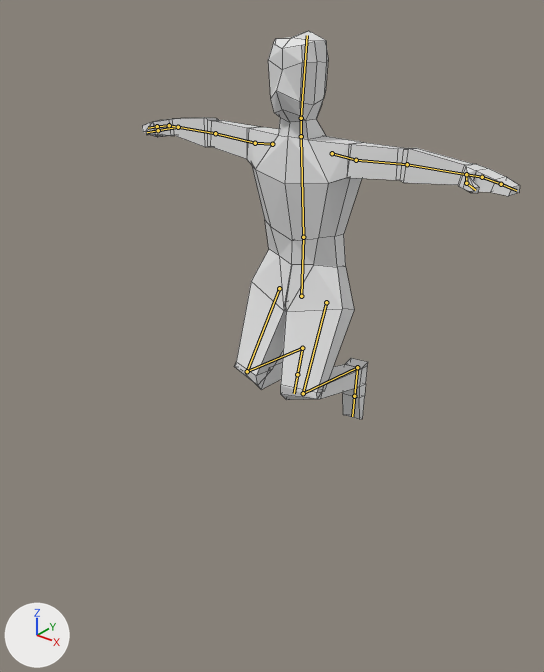
Two versions of the Blender file MoodyPixel3D/Assets/Mood/Elements/Humanoid/humanoid.blend, one commit apart.
Camera for both pictures: a 50 mm lens placed at (10.09, -13.96, 12.0), pointed at (0.1, -1.47, 4.26). Every picture has the same lights, and +X, +Y and +Z are marked at lower left. The bones that bend it are drawn over the model as lines. Mesh edges are drawn as thin lines.

Names of what the first picture shows: 'Dude'.
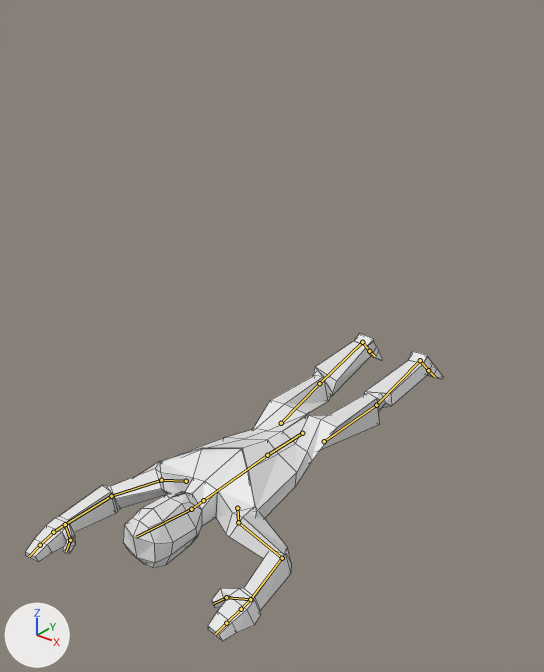
The newer file adds an action. The first version stands in its rest pose; the second is drawn at frame 0 of the action 'GetUp'.

Edits to the bpy script that builds the scene:
```text
Change bone_hips:
    where bone_hips = bpy.data.objects['DudeArmature'].pose.bones['Hips']
    bone_hips.location: (0.0, 0.0, 0.0) -> (-0.15, -4.05, 0.06)
    bone_hips.rotation_euler: (0.0, 0.0, 0.0) -> (-0.593, -0.419, -1.222)  # degrees (0, 0, 0) -> degrees (-34, -24, -70)
Change bone_arm_r:
    where bone_arm_r = bpy.data.objects['DudeArmature'].pose.bones['Arm.R']  # child of 'Torax'
    bone_arm_r.rotation_quaternion: (1.0, 0.0, 0.0, 0.0) -> (0.904, -0.422, 0.046, -0.043)  # degrees (0, 0, 0) -> degrees (-50, 3, -7)
Change bone_arm_l:
    where bone_arm_l = bpy.data.objects['DudeArmature'].pose.bones['Arm.L']  # child of 'Torax'
    bone_arm_l.rotation_quaternion: (1.0, 0.0, 0.0, 0.0) -> (0.89, -0.451, -0.049, 0.046)  # degrees (0, 0, 0) -> degrees (-54, -3, 7)
Change bone_feet1_r:
    where bone_feet1_r = bpy.data.objects['DudeArmature'].pose.bones['Feet1.R']  # child of 'Leg2.R'
    bone_feet1_r.rotation_quaternion: (1.0, 0.0, 0.0, 0.0) -> (0.941, 0.334, -0.021, 0.038)  # degrees (0, 0, 0) -> degrees (39, -4, 3)
Change bone_feet1_l:
    where bone_feet1_l = bpy.data.objects['DudeArmature'].pose.bones['Feet1.L']  # child of 'Leg2.L'
    bone_feet1_l.rotation_quaternion: (1.0, 0.0, 0.0, 0.0) -> (0.941, 0.334, 0.021, -0.038)  # degrees (0, 0, 0) -> degrees (39, 4, -3)
Change bone_handik_r:
    where bone_handik_r = bpy.data.objects['DudeArmature'].pose.bones['HandIK.R']
    bone_handik_r.location: (0.0, 0.0, 0.0) -> (7.25, -0.91, 8.43)
    bone_handik_r.rotation_quaternion: (1.0, 0.0, 0.0, 0.0) -> (0.699, 0.034, -0.004, -0.714)  # degrees (0, 0, 0) -> degrees (3, 2, -91)
Change bone_legik_r:
    where bone_legik_r = bpy.data.objects['DudeArmature'].pose.bones['LegIK.R']
    bone_legik_r.location: (0.0, 0.0, 0.0) -> (-0.23, 6.22, 1.26)
    bone_legik_r.rotation_quaternion: (1.0, 0.0, 0.0, 0.0) -> (0.995, 0.099, 0.0, 0.005)  # degrees (0, 0, 0) -> degrees (11, 0, 1)
Change bone_legik_l:
    where bone_legik_l = bpy.data.objects['DudeArmature'].pose.bones['LegIK.L']
    bone_legik_l.location: (0.0, 0.0, 0.0) -> (0.1, 6.26, 1.27)
    bone_legik_l.rotation_quaternion: (1.0, 0.0, 0.0, 0.0) -> (0.995, 0.099, 0.0, -0.005)  # degrees (0, 0, 0) -> degrees (11, 0, -1)
Change bone_handik_l:
    where bone_handik_l = bpy.data.objects['DudeArmature'].pose.bones['HandIK.L']
    bone_handik_l.location: (0.0, 0.0, 0.0) -> (-3.91, 0.11, 9.57)
    bone_handik_l.rotation_quaternion: (1.0, 0.0, 0.0, 0.0) -> (0.712, 0.033, 0.004, 0.701)  # degrees (0, 0, 0) -> degrees (3, -2, 89)
```

Where the change shows, as pixel boxes (x1, y1, x2, y2) in the pictures (544 x 672 px):
'Dude', posed (11% wider, 21% shorter): before (142, 31, 520, 419); after (25, 334, 443, 642)
bone 'Hips', root to tip: before (301, 296) to (303, 237); after (302, 433) to (267, 455)
bone 'Arm.R', root to tip: before (272, 144) to (255, 143); after (186, 481) to (161, 480)
bone 'Arm.L', root to tip: before (332, 153) to (356, 160); after (237, 508) to (238, 522)
bone 'Feet1.R', root to tip: before (302, 348) to (297, 374); after (362, 342) to (369, 351)
bone 'Feet1.L', root to tip: before (357, 367) to (354, 396); after (420, 360) to (428, 370)
